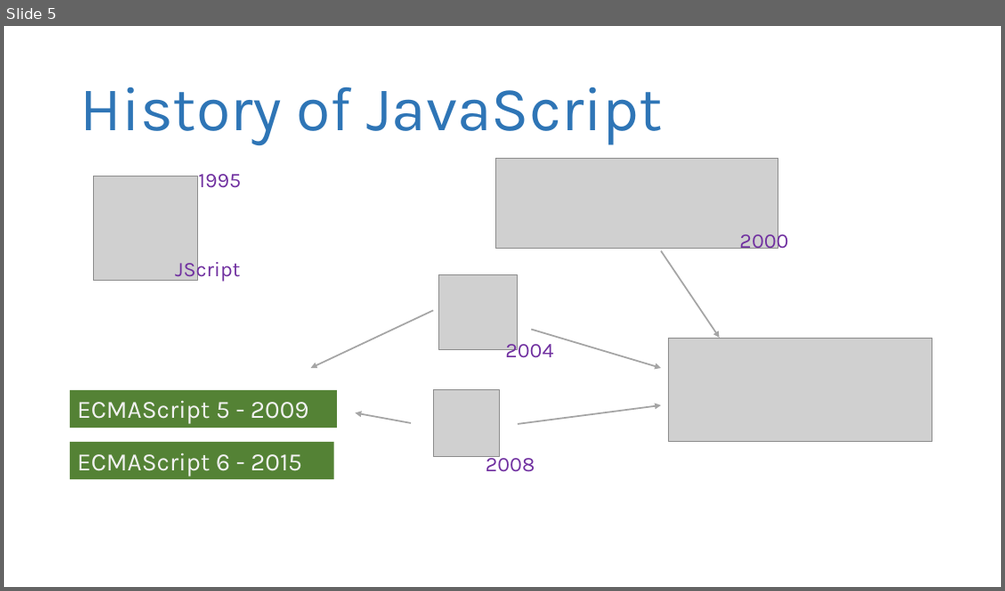
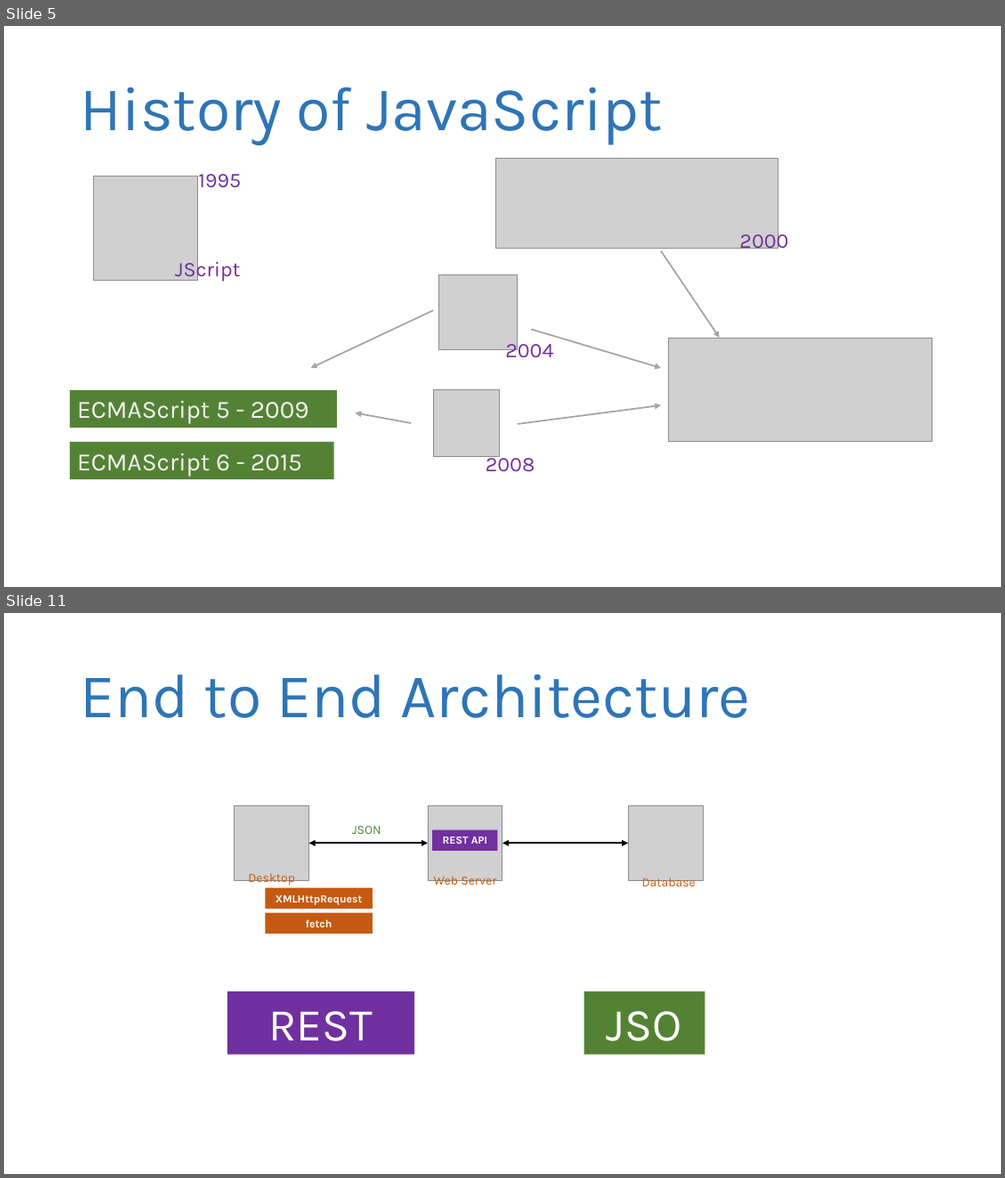
Before and after one commit to revature-vinay/revature_India_26th_July_13Week, a slide deck: Week4(HTML,CSS,JS,Servlet,REST)/notes_images/html-css-js.pptx. Shown one above the other, each under a label of ours: slide 5 before the commit, slides 5 and 11 after it; the slides between them are not shown. The pictures are 1005x591 and 1005x1178 pixels, drawn with LibreOffice and Linux fonts; fonts in the diff are those of the drawing; grey boxes stand for pictures. Boxes give left, top, right and bottom in pixels: in the first picture for what was removed or moved away, otherwise in the second. Text is boxed around its words. In the diff, an @@ line names an element or a change of style, - is before the commit and + after.

```diff
--- a/Week4(HTML,CSS,JS,Servlet,REST)/notes_images/html-css-js.pptx
+++ b/Week4(HTML,CSS,JS,Servlet,REST)/notes_images/html-css-js.pptx
@@ slide 11 added at (4,613,1001,1174), background #FFFFFF @@
@@ title added at (80,674,751,718), 60 pt, text #2E75B6 @@
+End to End Architecture
@@ picture added at (235,806,309,881) @@
@@ text added at (352,826,381,834), 12 pt, text #548235 @@
+JSON
@@ picture added at (428,806,502,881) @@
@@ picture added at (629,806,704,881) @@
@@ double arrow added from (309, 844) to (428, 844), #000000 1.5 pt @@
@@ rectangle added at (432,830,498,851), fill #7030A0, 10.5 pt, text #FFFFFF, bold @@
+REST API
@@ double arrow added from (502, 844) to (629, 844), #000000 1.5 pt @@
@@ text added at (248,873,295,885), 12 pt, text #C55A11 @@
+Desktop
@@ text added at (434,876,496,888), 12 pt, text #C55A11 @@
+Web Server
@@ text added at (642,877,696,890), 12 pt, text #C55A11 @@
+Database
@@ rectangle added at (265,888,372,909), fill #C55A11, 10.5 pt, text #FFFFFF, bold @@
+XMLHttpRequest
@@ rectangle added at (265,913,372,933), fill #C55A11, 10.5 pt, text #FFFFFF, bold @@
+fetch
@@ rectangle added at (227,991,415,1054), fill #7030A0, 44 pt, text #FFFFFF @@
+REST API
@@ rectangle added at (584,991,705,1054), fill #548235, 44 pt, text #FFFFFF @@
+JSON
```
Also in this commit, not shown: 9 other slides added, 17 other files.
